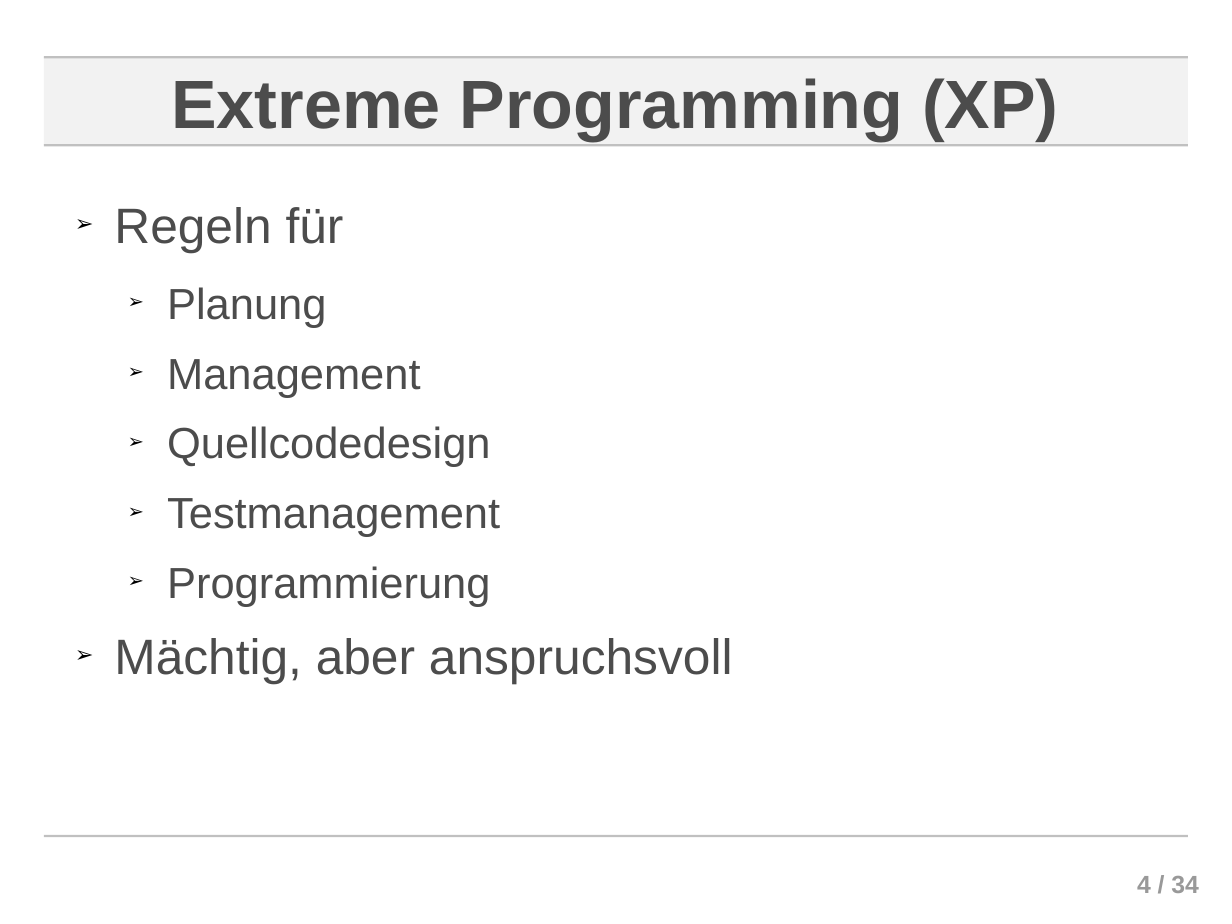
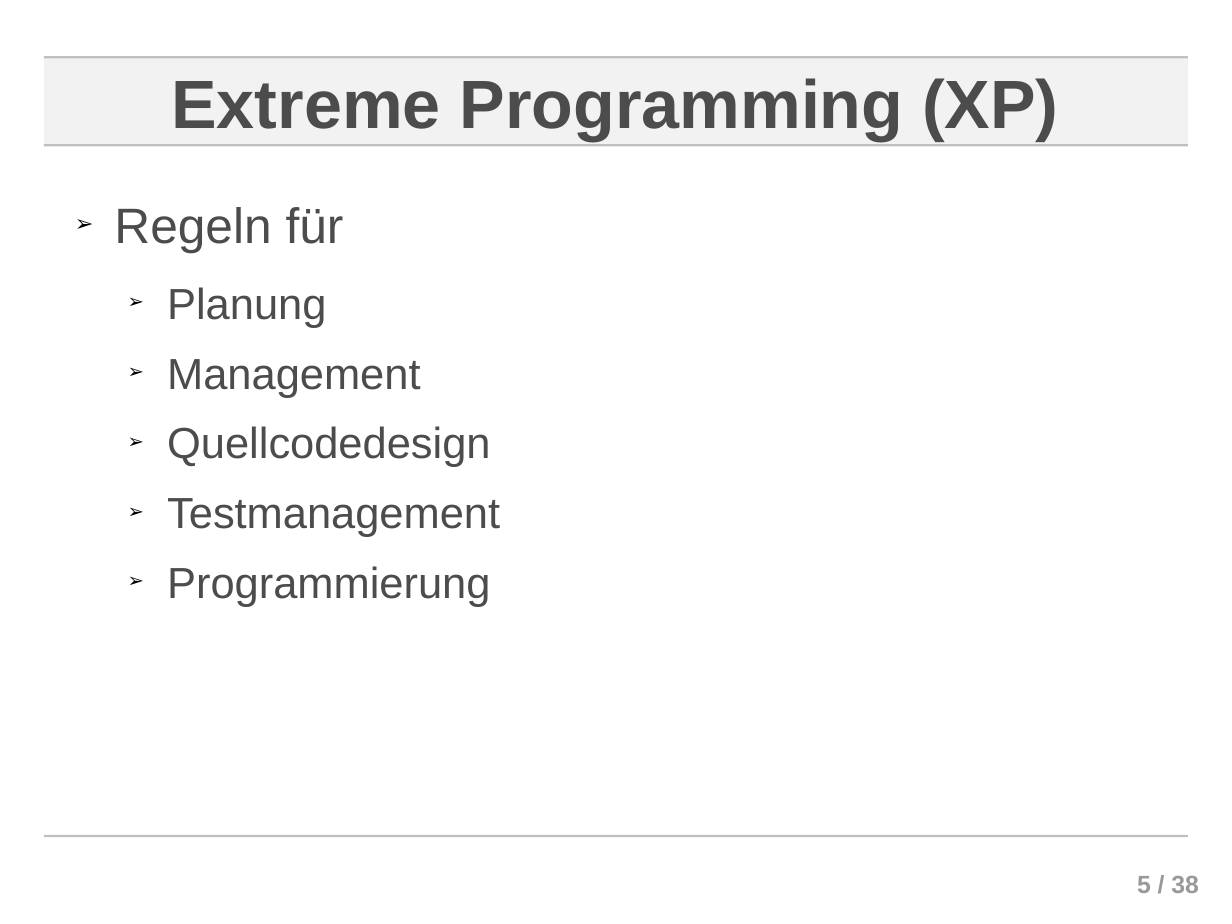
Before and after one commit to ChornHulio/sweSeminar, a slide deck: slide 5 of presentation/Agile Softwareentwicklung.odp (slide 4 before the commit). Drawn at 1232x924 pixels with LibreOffice and Linux fonts; fonts in the diff are those of the drawing; background and template pictures are left out. Boxes give left, top, right and bottom in pixels: in the first picture for what was removed or moved away, otherwise in the second. Text is boxed around its words. In the diff, an @@ line names an element or a change of style, - is before the commit and + after.

```diff
--- a/presentation/Agile Softwareentwicklung.odp
+++ b/presentation/Agile Softwareentwicklung.odp
@@ text at (114, 638, 733, 684): paragraph removed @@
-➢ Mächtig, aber anspruchsvoll
@@ page number at (1137, 876, 1199, 893): text changed @@
-4 / 34
+5 / 38
```
Also in this commit, not shown: 3 other slides changed, 4 slides added.
